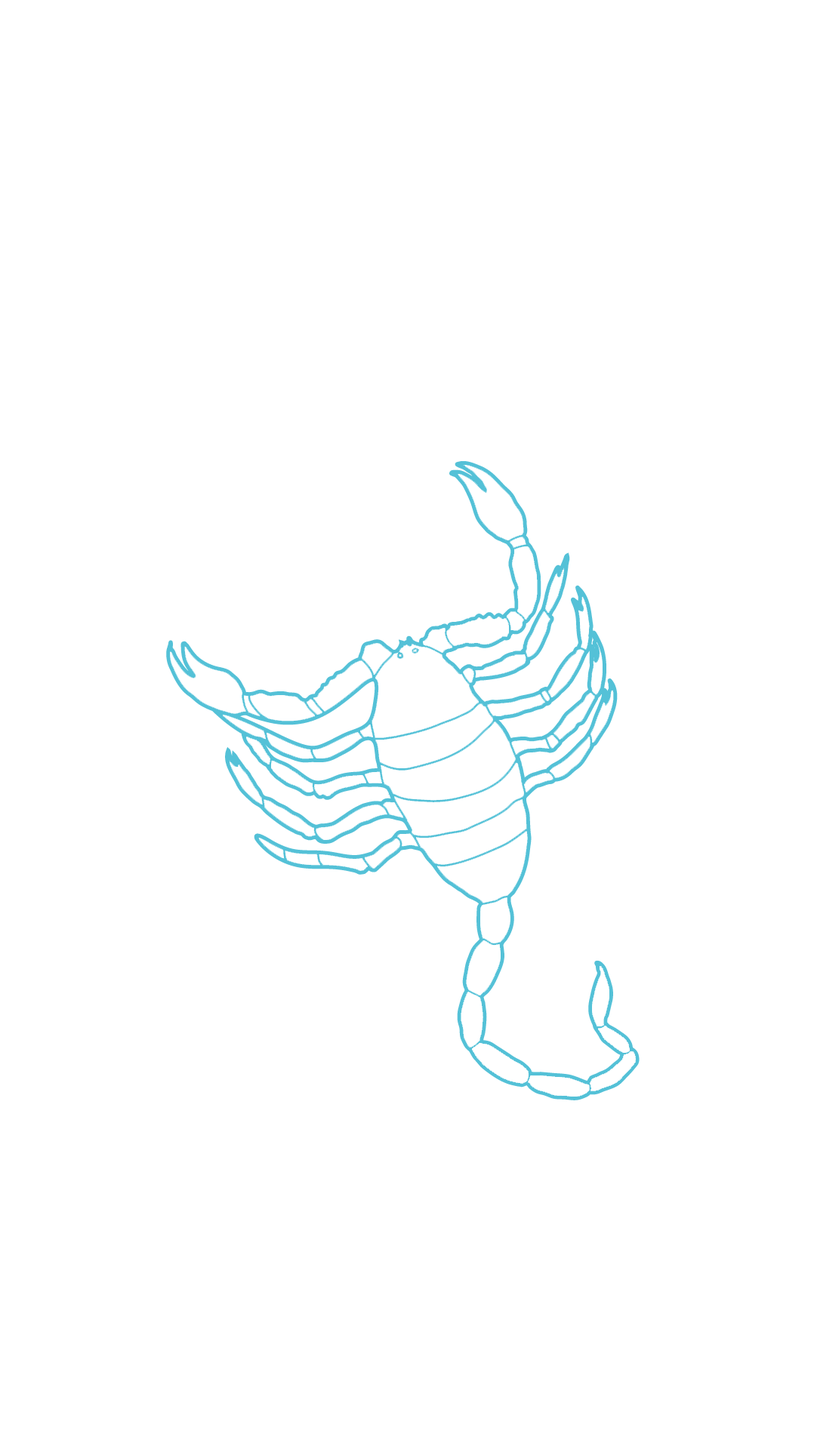
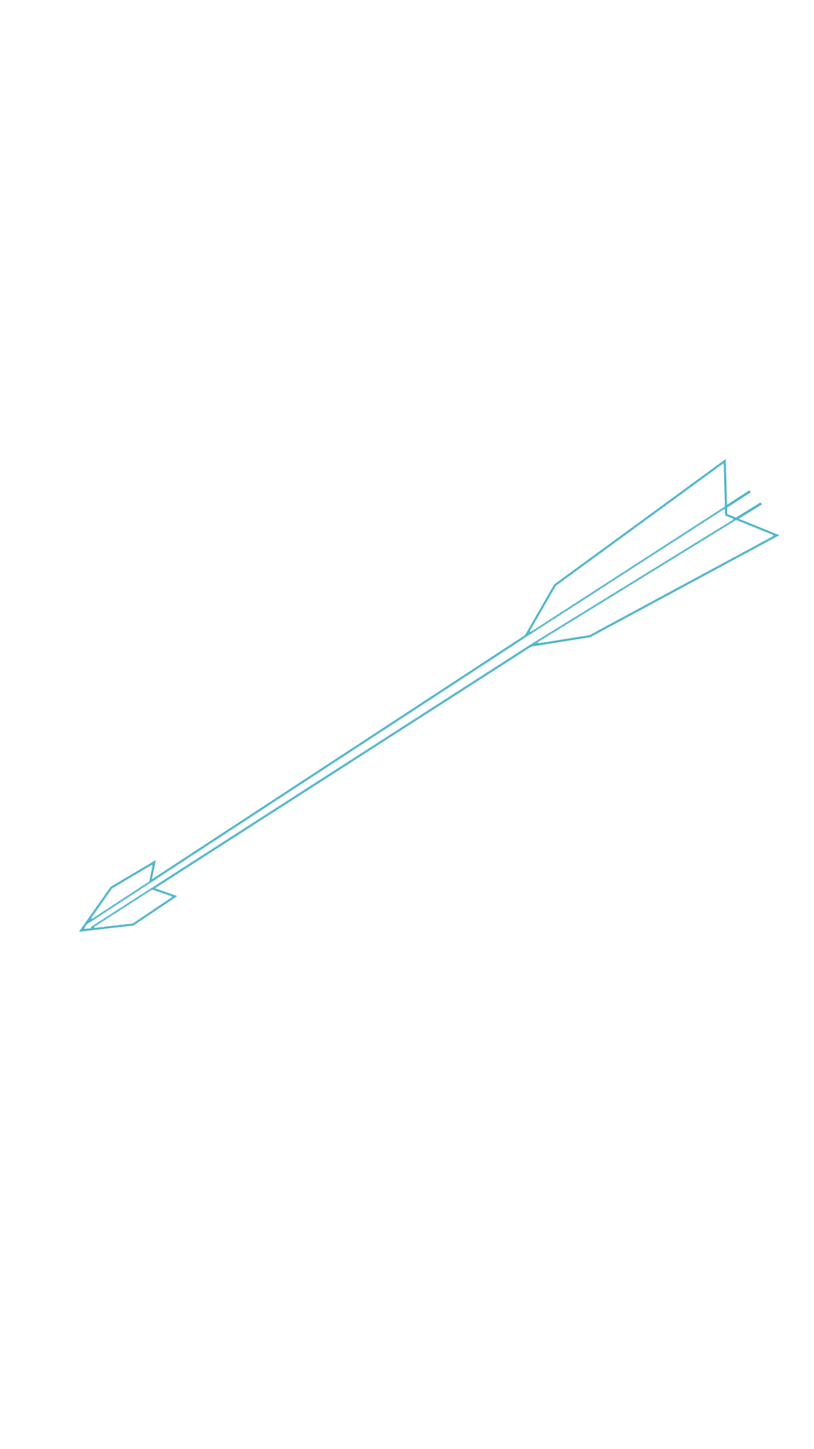
Layered file, before and after one edit (814x1449). Changes by layer:
added layer "矢量智能对象" above "scorpius" over [left=78, top=458, right=780, bottom=933]
hid "scorpius" over [left=166, top=461, right=640, bottom=1101]
